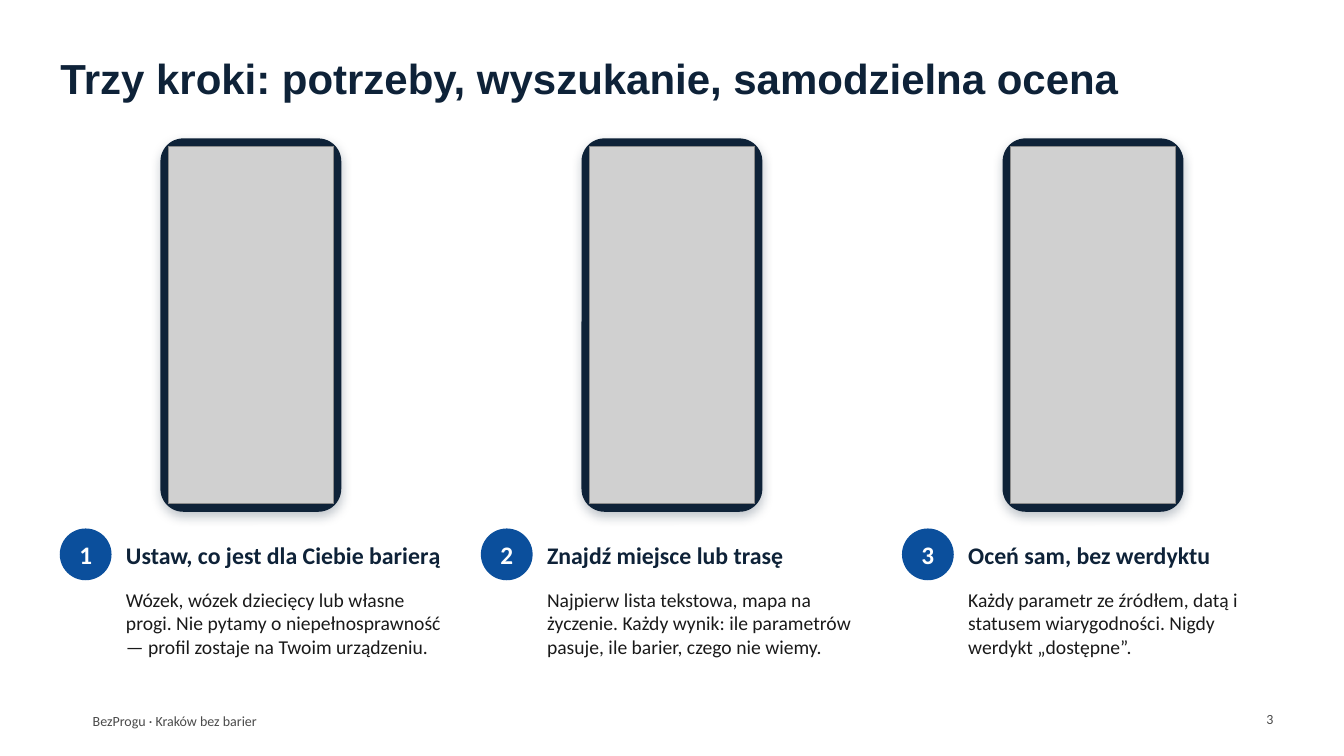
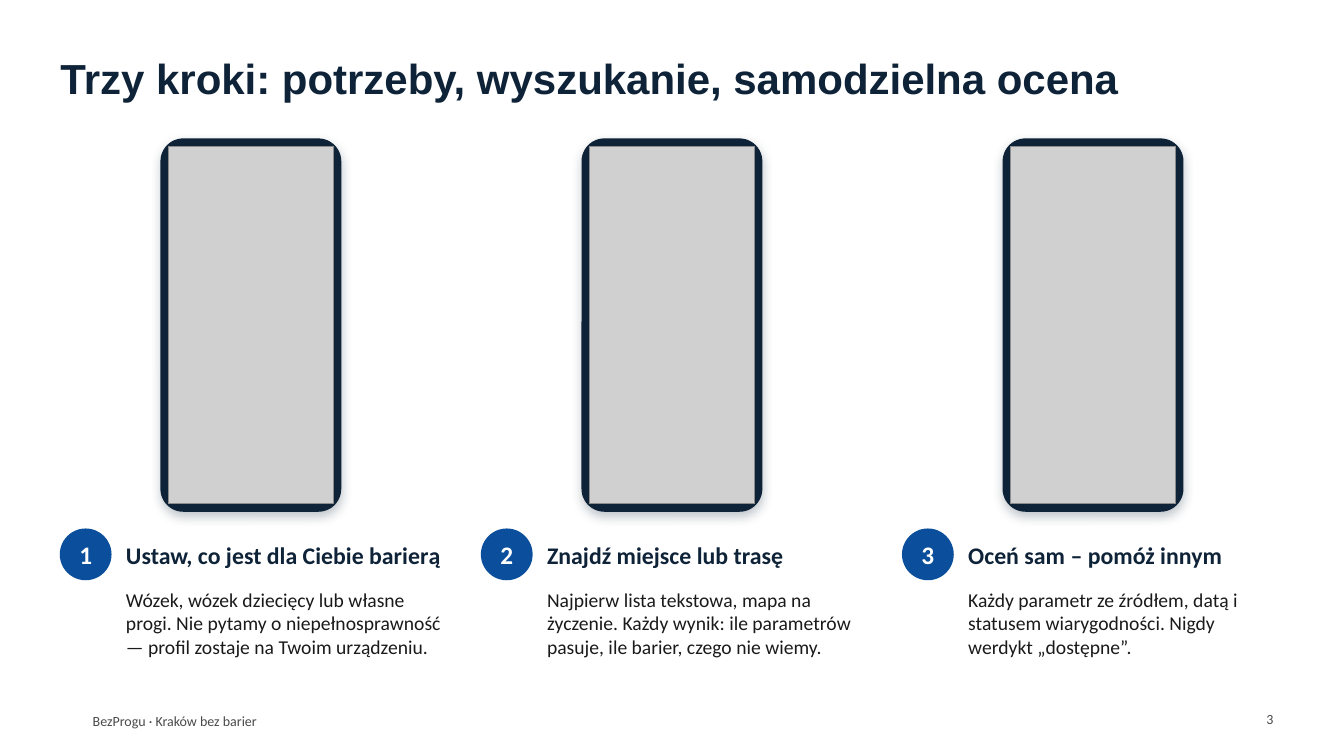
Before and after one commit to szymonglowka/crackowwithoutbarries, a slide deck: slide 3 of docs/pitch/BezProgu-prezentacja.pptx. Drawn at 1344x756 pixels with LibreOffice and Linux fonts; fonts in the diff are those of the drawing; grey boxes stand for pictures; background and template pictures are left out. Boxes give left, top, right and bottom in pixels: in the first picture for what was removed or moved away, otherwise in the second. Text is boxed around its words. In the diff, an @@ line names an element or a change of style, - is before the commit and + after.

```diff
--- a/docs/pitch/BezProgu-prezentacja.pptx
+++ b/docs/pitch/BezProgu-prezentacja.pptx
@@ text at (968, 547, 1222, 568): text changed @@
-Oceń sam, bez werdyktu
+Oceń sam – pomóż innym
```
Also in this commit, not shown: 6 other slides changed, 1 other file.
